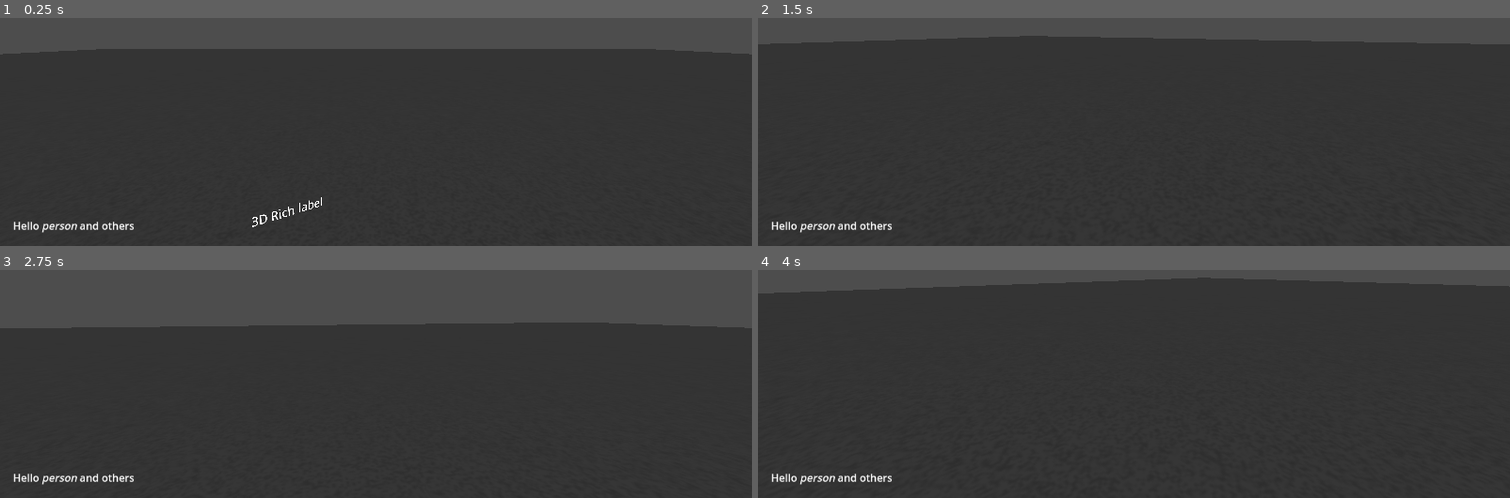
Above: before the commit, frames 1-4 (two rows, left to right).
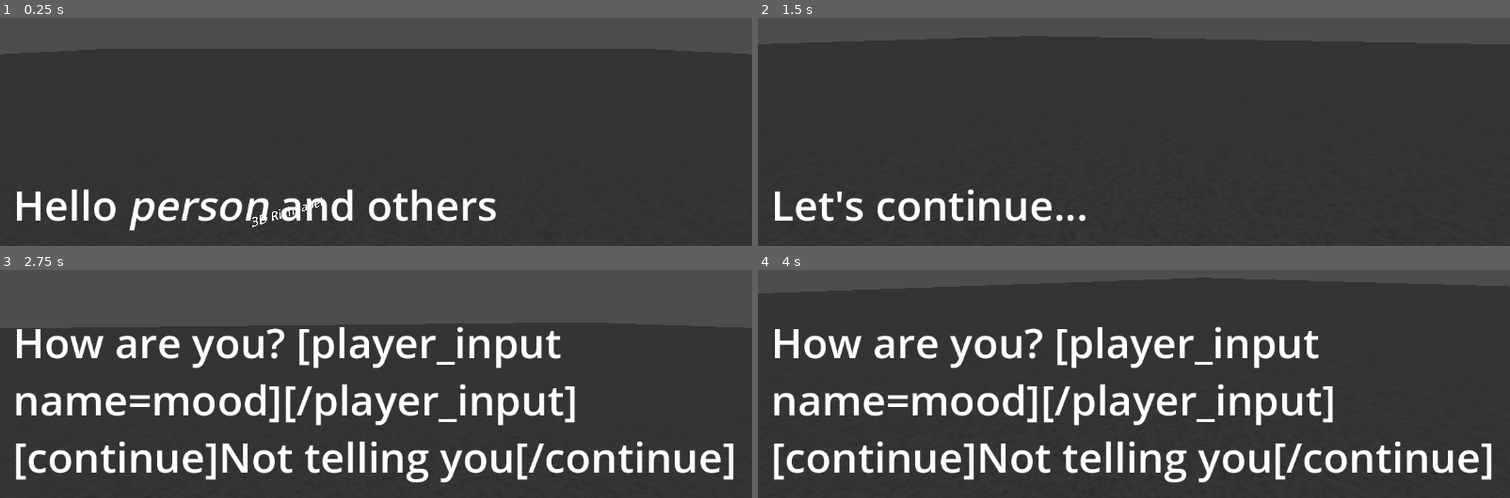
Above: after the commit, the same moments.

Repository: pohy/enveloped-in-darkness
Game: Godot game, scene res://main.tscn
Two runs of this game, one before a commit and one after it. Both use one fixed random seed, a clock stepped at 60 frames per second and the inputs below.
Inputs (mouse positions are in pixels of both pictures, inside the frame that each line leads up to):
- Up to frame 1 (0.25 s): no input
- Up to frame 2 (1.5 s): move the mouse to (1171, 33) at 0.52 s; press the mouse at (1171, 33) at 0.53 s; hold W (up) from 0.53 s (still down); tap Enter at 1.25 s; move the mouse to (1096, 36) at 1.27 s; release the mouse at (1096, 36) at 1.28 s; tap Shift (sprint) at 1.35 s
- Up to frame 3 (2.75 s): keep holding W (up); click (338, 288) at 1.55 s; tap Space at 2 s; move the mouse to (391, 279) at 2.02 s; press the mouse at (391, 279) at 2.03 s
- Up to frame 4 (4 s): keep holding W (up); tap Enter at 2.75 s; move the mouse to (1126, 295) at 2.77 s; release the mouse at (1126, 295) at 2.78 s; click (1126, 295) at 2.85 s; tap Space at 3.5 s; move the mouse to (1186, 292) at 3.52 s; hold Shift (sprint) from 3.53 s (still down); click (1186, 292) at 3.8 s

The runs differ from the first frame. In frame 1, 3.5% of the frame differs, in the area x 1-66%, y 74-95%; in frame 2, 2.2%; in frame 3, 13%, in the area x 1-98%, y 25-95%; in frame 4, 13%.

Commit message:
Add dialogue advancing

Diff:
--- /dev/null
+++ b/global_theme.tres
@@ -0,0 +1,8 @@
+[gd_resource type="Theme" format=3 uid="uid://cv3vsiv61t14v"]
+
+[resource]
+RichTextLabel/font_sizes/bold_font_size = 64
+RichTextLabel/font_sizes/bold_italics_font_size = 64
+RichTextLabel/font_sizes/italics_font_size = 64
+RichTextLabel/font_sizes/mono_font_size = 64
+RichTextLabel/font_sizes/normal_font_size = 64
--- a/main.tscn
+++ b/main.tscn
@@ -63,3 +63,5 @@
 bbcode_enabled = true
 text = "Hello from dialogue"
 fit_content = true
+
+[connection signal="advance_dialogue" from="Player" to="CanvasLayer/GUI/MarginContainer/VBoxContainer/DialogueControl" method="advance"]
--- a/project.godot
+++ b/project.godot
@@ -18,6 +18,10 @@
 [autoload]
 
 GameSettings="*res://src/game_settings.gd"
+
+[gui]
+
+theme/custom="res://global_theme.tres"
 
 [input]
 
@@ -50,6 +54,16 @@
 "events": [Object(InputEventKey,"resource_local_to_scene":false,"resource_name":"","device":-1,"window_id":0,"alt_press …(195 unchanged characters)…
 ]
 }
+action_primary={
+"deadzone": 0.5,
+"events": [Object(InputEventMouseButton,"resource_local_to_scene":false,"resource_name":"","device":-1,"window_id":0,"alt_pressed":false,"shift_pressed":false,"ctrl_pressed":false,"meta_pressed":false,"button_mask":1,"position":Vector2(250, 10),"global_position":Vector2(269, 93),"factor":1.0,"button_index":1,"canceled":false,"pressed":true,"double_click":false,"script":null)
+, Object(InputEventKey,"resource_local_to_scene":false,"resource_name":"","device":-1,"window_id":0,"alt_pressed":false,"shift_pressed":false,"ctrl_pressed":false,"meta_pressed":false,"pressed":false,"keycode":0,"physical_keycode":69,"key_label":0,"unicode":101,"location":0,"echo":false,"script":null)
+]
+}
+action_secondary={
+"deadzone": 0.5,
+"events": []
+}
 
 [rendering]
 
--- a/src/dialogue_control.gd
+++ b/src/dialogue_control.gd
@@ -1,5 +1,7 @@
 class_name DialogueControl
 extends Node
+
+signal last_line_reached
 
 @export var dialogue: DialogueResource
 @export var dialogue_label: RichTextLabel
@@ -17,6 +19,7 @@
 		printerr("End of dialogue")
 		return
 	else:
+		last_line_reached.emit()
 		_current_line = next_line
 
 
--- a/src/dialogue_resource.gd
+++ b/src/dialogue_resource.gd
@@ -15,6 +15,10 @@
 
 	text = file.get_as_text()
 	lines = text.split("\n")
+	# Filter out empty lines
+	for i in range(lines.size()):
+		if lines[i].strip_edges() == "":
+			lines.remove_at(i)
 
 	if lines.size() == 0:
 		printerr("No lines in file: " + file_path)
--- a/src/player.gd
+++ b/src/player.gd
@@ -1,5 +1,7 @@
 class_name Player
 extends CharacterBody3D
+
+signal advance_dialogue
 
 @export_category("Movement")
 @export var speed := 5.0
@@ -29,7 +31,8 @@
 
 
 func _input(event: InputEvent) -> void:
-	pass
+	if event is InputEvent and event.is_action_pressed("action_primary"):
+		advance_dialogue.emit()
 
 
 func _on_mouse_motion() -> void:
